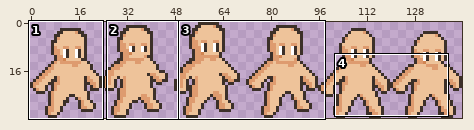
Sprite sheet -- assets/player_sheet.png. Above, an overview of the earlier version with the close-up marked.
Close-up. Old version:
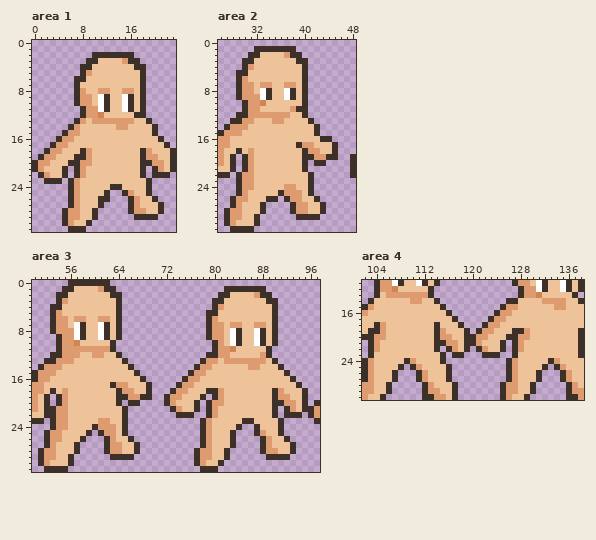
The file is 144x32 pixels. Shown: area 1: x 0..23, y 0..31; area 2: x 26..48, y 0..31; area 3: x 50..97, y 0..31; area 4: x 102..138, y 11..30.
Once edited:
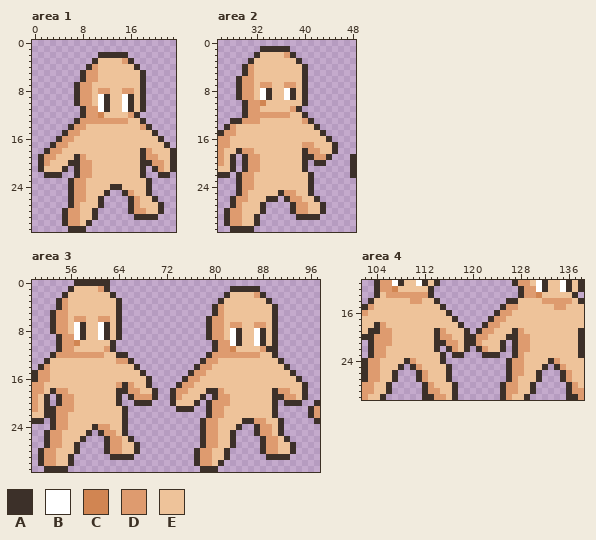
Palette (. is transparent): A #3c3029  B #ffffff  C #d18552  D #de9b6f  E #eec39a
What changed:
--- area 1
@@ x 5..20 @@
  1 ................
- 2 .....AAAAAAA....
- 3 ....AAEEEEDAA...
- 4 ...AAEEEEEEEAA..
- 5 ...ADEEEEEEEEA..
- 6 ..AAEEEEEEEEEA..
- 7 ..AEEEEEEEEEEA..
- 8 ..ADEEDDEEDDEA..
+ 2 ......AAAAA.....
+ 3 .....AEEEEDA....
+ 4 ....ADEEEEEEA...
+ 5 ...ADDEEEEEEEA..
+ 6 ...ADDEEEEEEEA..
+ 7 ..ADDEEEEEEEEA..
+ 8 ..ADDEDDEEDDEA..
  9 ..ADDEBAEEBAEA..
@@ x 0..23 @@
 11 ........ADDBAEEBAEA.....
-12 ........ADDCEEEEEAA.....
-13 .......ADEDDDDDDDEEA....
-14 ......ADEEEEEEDDEEEEA...
+12 ........ADDCEEEEDA......
+13 .......ADDDDDDDDEEA.....
+14 ......ADDEEEEEEEEEDA....
 15 .....ADDEEEEEEEEEEEEA...
@@ x 0..23 @@
 17 ...ADDEEEEEEEEEEEEEEEEA.
-18 ..ADDEEEADEEEEEEEEADEEEA
-19 .ADDEEEAADEEEEEEEEADDEEA
-20 ADDEEEAADDEEEEEEEEAADDEA
-21 ADEEEA.ADEEEEEEEEEA.ADEA
-22 .ADEEA.ADEEEEEEEEEA.AAA.
-23 ..AAA.ADEEEEEEEEEEEA....
-24 ......ADEEEEEAAEEEEA....
-25 ......ADEEEEA..ADEEA....
-26 ......ADEEEAA...ADEEA...
+18 ..ADDEEEEEEEEEEEEEADEEEA
+19 .ADDEEEADEEEEEEEEEADDEEA
+20 .ADEEEAADDEEEEEEEEAADDEA
+21 .AEEEA.ADDEEEEEEEEA.ADEA
+22 ..AAA..ADDEEEEEEEEA..AA.
+23 ......ADDEEEEEEEEEEA....
+24 ......ADDEEEEAAEEEEA....
+25 ......ADDEEEA..ADEEA....
+26 ......ADDEEA....ADEEA...
 27 ......ADEEEA....ADEEEA..
@@ x 5..9 @@
 29 ADDEE
-30 ADEEA
+30 ADDEA
 31 .AAA.
--- area 2
@@ x 26..48 @@
  0 .......................
- 1 ......AAAAAAA..........
- 2 .....AAEEEEDAA.........
- 3 ....AAEEEEEEEAA........
+ 1 .......AAAAA...........
+ 2 ......AEEEEDA..........
+ 3 .....AEEEEEEEA.........
  4 ....ADEEEEEEEEA........
- 5 ...AAEEEEEEEEEA........
- 6 ...ADEEEEEEEEEA........
+ 5 ....ADEEEEEEEEA........
+ 6 ...ADDEEEEEEEEA........
  7 ...ADDEDDEEDDEA........
  8 ...ADDEBAEEBAEA........
- 9 ...ADDDBAEEBAEA........
+ 9 ...ADDEBAEEBAEA........
 10 ....ADDCEEEEEEA........
-11 ....ADDEEEEEDAA........
-12 ...AADDDDDDDEEA........
-13 ..AADDEEEDDEEEEA.......
-14 .ADDDEEEEEEEEEEEA......
-15 ADDDEEEEEEEEEEEEA......
-16 DDEEEEEEEEEEEEEEEAA....
-17 DDEEEEEEEEEEEADDEEEA...
-18 DEEAEDEEEEEEEEADDEEA...
-19 DEA.ADEEEEEEEEAADDAA..A
-20 DEA.ADEEEEEEEEA.AA....A
-21 EEA.ADEEEEEEEEA.......A
+11 ....ADDEEEEEDA.........
+12 ....ADDDDDDDEEA........
+13 ..AADDDEEEEEEEDA.......
+14 .ADEEEEEEEEEEEEEA......
+15 ADDEEEEEEEEEEEEEEA.....
+16 DDEEEEEEEEEEEEEEEEA....
+17 DDEEEEEEEEEEEEDDEEEA...
+18 DEEADDEEEEEEEEADDEEA...
+19 DEA.ADDEEEEEEEAADDA...A
+20 DEA.ADDEEEEEEEA.AA....A
+21 EEA.ADDEEEEEEEA.......A
 22 AA.ADDEEEEEEEEEA......A
 23 ...ADDEEEEEEEEEA.......
-24 ...ADDEEEEEDDEEA.......
-25 ...ADEEEEEADDDEA.......
+24 ...ADDEEEEEEEEEA.......
+25 ...ADEEEEEADDEEA.......
 26 ..ADDEEEAA.ADDEEA......
@@ x 27..31 @@
 29 ADDEE
-30 ADEEE
+30 ADDEE
 31 .AAAA
--- area 3
@@ x 50..97 @@
- 0 ......AAAAAAA...................................
- 1 .....AAEEEEDAA..................AAAAAAA.........
- 2 ....AAEEEEEEEAA................AAEEEEDAA........
- 3 ....ADEEEEEEEEA...............AAEEEEEEEAA.......
- 4 ...AAEEEEEEEEEA...............ADEEEEEEEEA.......
- 5 ...ADEEEEEEEEEA..............AAEEEEEEEEEA.......
- 6 ...ADDEDDEEDDEA..............ADEEEEEEEEEA.......
+ 0 .......AAAAAA...................................
+ 1 ......AEEEEDA....................AAAAA..........
+ 2 .....AEEEEEEEA..................AEEEEDA.........
+ 3 ....ADEEEEEEEEA................AEEEEEEEA........
+ 4 ....ADEEEEEEEEA...............ADEEEEEEEEA.......
+ 5 ...ADDEEEEEEEEA...............ADEEEEEEEEA.......
+ 6 ...ADDEDDEEDDEA..............ADDEEEEEEEEA.......
  7 ...ADDEBAEEBAEA..............ADDEDDEEDDEA.......
- 8 ...ADDDBAEEBAEA..............ADDEBAEEBAEA.......
+ 8 ...ADDEBAEEBAEA..............ADDEBAEEBAEA.......
  9 ....ADDBAEEBAEA..............ADDEBAEEBAEA.......
-10 ....ADDCEEEEEA................ADEBAEEBAEA.......
-11 ....ADDDDDDDDA................ADDCEEEEEA........
-12 ...AADDDEEDDEEA..............AADDEEEEEDA........
-13 ..AADDDEEEEEEEEA............ADDEDDDDDDDEA.......
-14 .ADDDEEEEEEEEEEEA..........ADDEEEEEEDDEEEA......
-15 ADDDEEEEEEEEEEEEEA........ADDEEEEEEEEEEEEEA.....
-16 ADDEEEEEEEEEEEEEEEA......ADDEEEEEEEEEEEEEEEA....
-17 DDEEEEEEEEEEEADDEEEA....ADDEEEEEEEEEEEEEEEEEA...
-18 DDEAEDEEEEEEEEADDEEA...ADDEEEAADEEEEEEEEADEEEA..
-19 DEA.ADEEEEEEEEAADDAA..ADDEEEA.ADEEEEEEEEADDEEA..
-20 DEA.ADEEEEEEEEA.AA....ADEEEA.ADDEEEEEEEEAADDEA.A
-21 DEAADDEEEEEEEEEA.......ADEEA.ADEEEEEEEEEA.ADEAAD
-22 EEAADDEEEEEEEEEA........AAA..ADEEEEEEEEEA.AAA.AD
-23 AA.ADDEEEEEDDEEA............ADEEEEEAAEEEEA.....A
-24 ...ADDEEEEADDDEA............ADEEEEA..AEEEA......
-25 ..ADDEEEEA.ADDEA............ADEEEA...ADEEA......
-26 ..ADDEEEA...ADEEA...........ADEEEA....ADEEA.....
-27 ..ADEEEA....ADDEEA..........ADEEEA....ADEEEA....
+10 ....ADDCEEEEEA................ADDBAEEBAEA.......
+11 ....ADDEEEEEDA................ADDCEEEEDAA.......
+12 ...ADDDDDDDDEEAA.............ADDDDDDDDEEA.......
+13 ..AEEEEEEEEEEEDDA...........ADDEEEEEEEEEEA......
+14 .ADEEEEEEEEEEEEEEA.........ADDEEEEEEEEEEEEA.....
+15 ADDEEEEEEEEEEEEEEEA.......ADDEEEEEEEEEEEEEEA....
+16 ADDEEEEEEEEEEEEEEEEA.....ADDEEEEEEEEEEEEEEEEA...
+17 DDEEEEEEEEEEEEDADEEA....ADDEEEEEEEEEEEEEEEEEEA..
+18 DDEADDEEEEEEEEAADDEEA..ADDEEEAADEEEEEEEEADDEEA..
+19 DEA.ADDEEEEEEEA.ADDDA..ADEEEA.ADDEEEEEEEAADDEA..
+20 DEA.ADDEEEEEEEA..AAA...AEEEA.ADDDEEEEEEEA.AAA..A
+21 DEAADDDEEEEEEEEA........AAA..ADDEEEEEEEEA.....AD
+22 EEAADDEEEEEEEEEA.............ADDEEEEEEEEA.....AD
+23 AA.ADDEEEEEEEEEA............ADDEEEEAADDEEA.....A
+24 ...ADDEEEEADDEEA............ADDEEEA..ADDEA......
+25 ..ADDEEEEA.ADDEA............ADDEEA...ADDEA......
+26 ..ADDEEEA...ADDEA...........ADDEEA....ADDEA.....
+27 ..ADDEEA....ADDEEA..........ADDEEA....ADDEEA....
 28 .ADDEEEA....ADDEEA.........ADDEEA.....ADDEEA....
 29 .ADDEEA......AAAA..........ADDEEA......AAAA.....
-30 .ADEEEA....................ADEEA................
+30 .ADDEEA....................ADDEA................
 31 ..AAAA......................AAA.................
--- area 4
@@ x 134..138 @@
 13 EEEA.
-14 DDEEA
+14 DDDEA
 15 DDEEE
@@ x 102..138 @@
 17 EEEEEEEEEEEEEEEA.....ADDEEEEEEEEEEEEE
-18 EEADEEEEEEEEAEEEA...ADDEEEEEEEEEEEEEE
-19 EAADEEEEEEEEADEEEA.ADDEEEAADEEEEEEEEA
-20 AADDEEEEEEEEADDEEAADDEEEAADDEEEEEEEEA
-21 .ADEEEEEEEEEAADDEAADEEEA.ADEEEEEEEEEA
-22 .ADEEEEEEEEEA.ADEA.ADEEA.ADEEEEEEEEEA
-23 .AEEEEEEEEEEEA.AA...AAA..AEEEEEEEEEEA
-24 ADEEEEEADEEEEA..........ADEEEEEADEEEE
-25 ADEEEEA.ADEEEEA.........ADEEEEA.ADEEE
-26 ADEEEA...ADEEEA.........ADEEEA...ADEE
-27 ADEEEA...ADEEEA.........ADEEEA...ADEE
+18 EEADEEEEEEEEEEEEA...ADDEEEEEEEEEEEEEE
+19 EAADDEEEEEEEADEEEA.ADDEEEADEEEEEEEEEA
+20 AADDDEEEEEEEADDEEAADDEEEAADDEEEEEEEEA
+21 .ADDDEEEEEEEAADDEAADEEEA.ADDEEEEEEEEA
+22 .ADDEEEEEEEEA.ADEA.ADEEA.ADDEEEEEEEEA
+23 .ADDEEEEEEEEEA.AA...AAA..ADEEEEEEEEEA
+24 ADDEEEEADEEEEA..........ADDEEEEADEEEE
+25 ADDEEEA.ADEEEEA.........ADDEEEA.ADEEE
+26 ADDEEA...ADEEEA.........ADDEEA...ADEE
+27 ADDEEA...ADEEEA.........ADEEEA...ADEE
 28 DDEEA.....ADEEEA.......ADDEEA.....ADE
